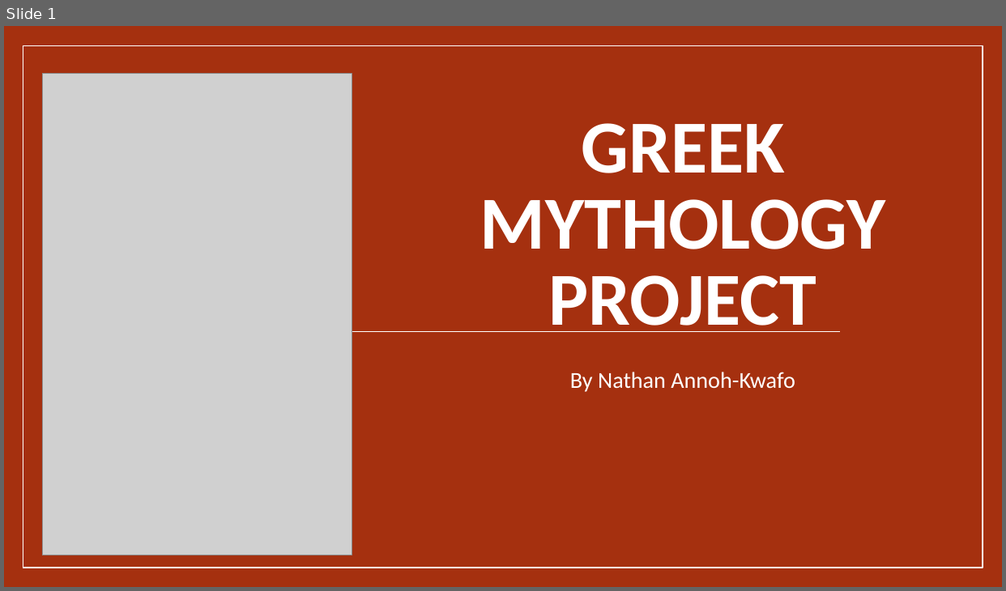
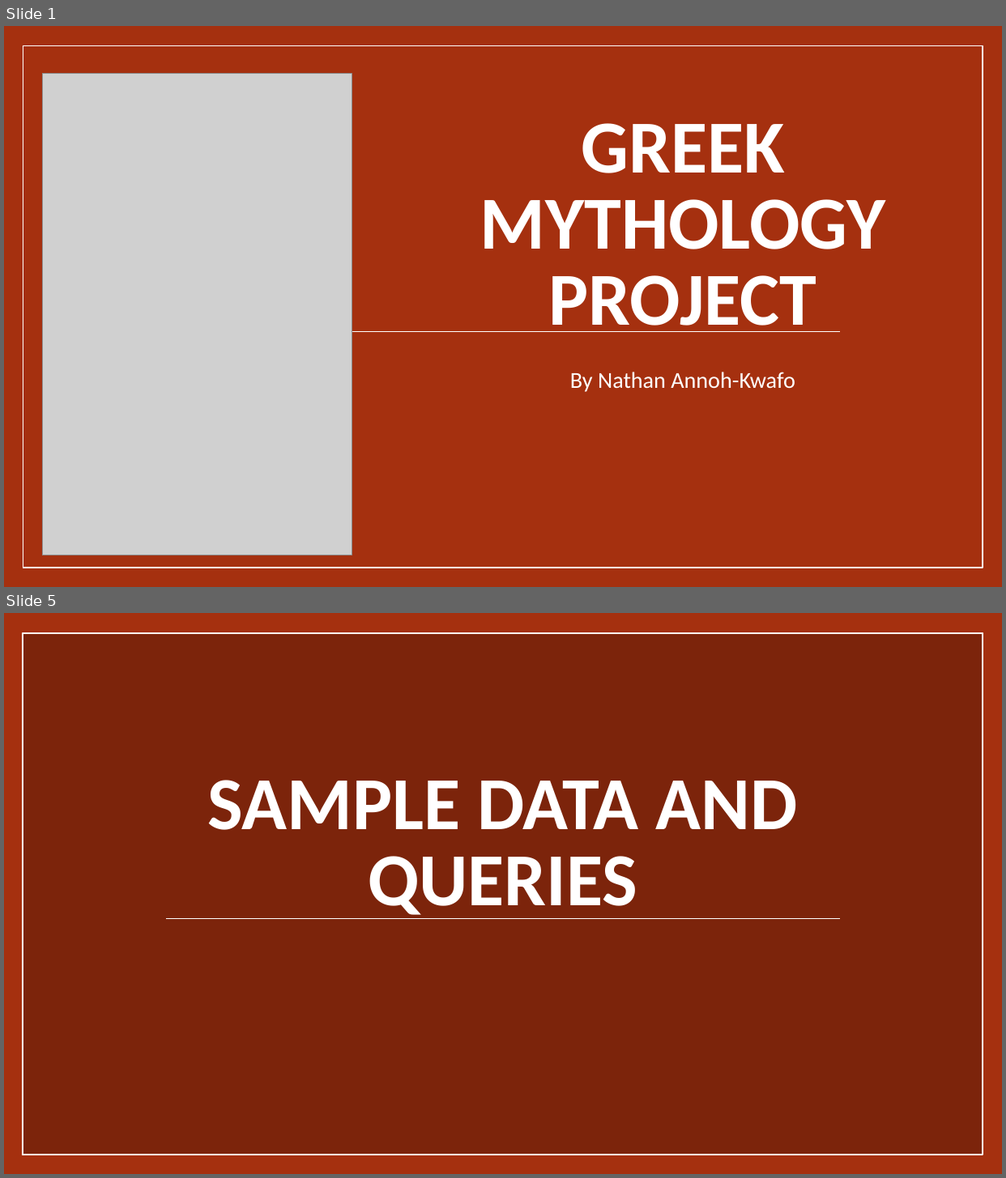
Before and after one commit to nannohk/DataManagement_Greek_Mythology_Project, a slide deck: GreekMythology_Presentation.pptx. Shown one above the other, each under a label of ours: slide 1 before the commit, slides 1 and 5 after it; the slides between them are not shown. The pictures are 1006x591 and 1006x1178 pixels, drawn with LibreOffice and Linux fonts; fonts in the diff are those of the drawing; grey boxes stand for pictures; background and template pictures are left out. Boxes give left, top, right and bottom in pixels: in the first picture for what was removed or moved away, otherwise in the second. Text is boxed around its words. In the diff, an @@ line names an element or a change of style, - is before the commit and + after.

```diff
--- a/GreekMythology_Presentation.pptx
+++ b/GreekMythology_Presentation.pptx
@@ slide 5 added at <box>4,613,1002,1174</box>, background picture (left out) @@
@@ rectangle added at <box>23,633,982,1155</box>, fill #7C240B, outline #FFFFFF 1 pt @@
@@ rectangle added at <box>23,633,982,1155</box>, outline #FFFFFF 1 pt @@
@@ title added at <box>207,780,798,919</box>, 72 pt, text #FFFFFF, bold @@
+SAMPLE DATA AND QUERIES
@@ line added from (166, 918) to (839, 918), #FFFFFF 0.79 pt @@
```
Also in this commit, not shown: 5 slides changed, 2 other slides added, 1 slide removed, 2 other files.
